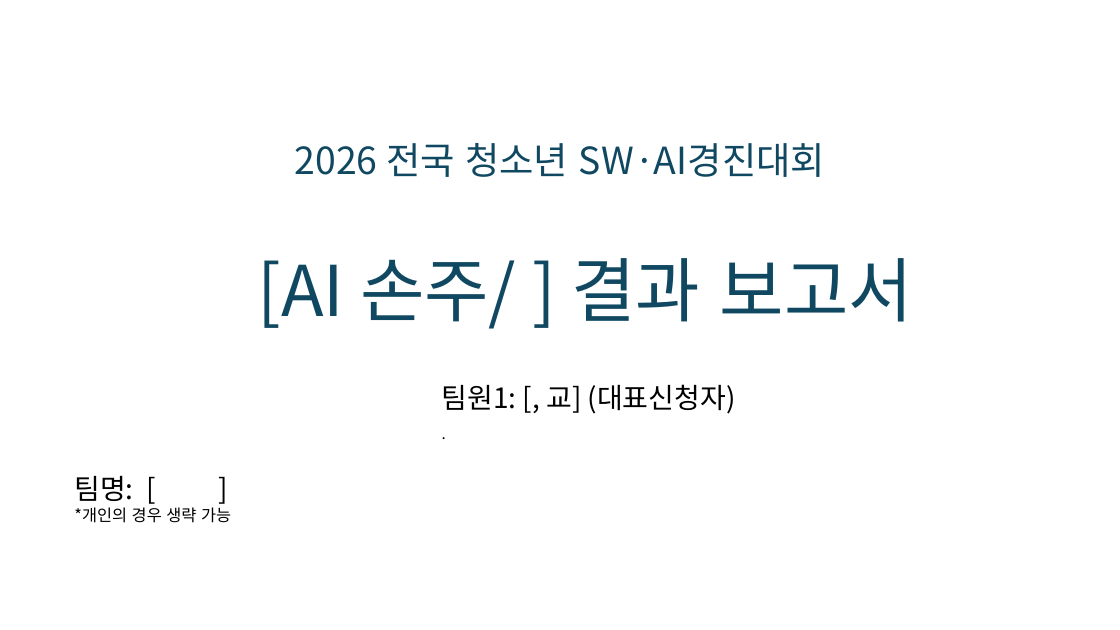
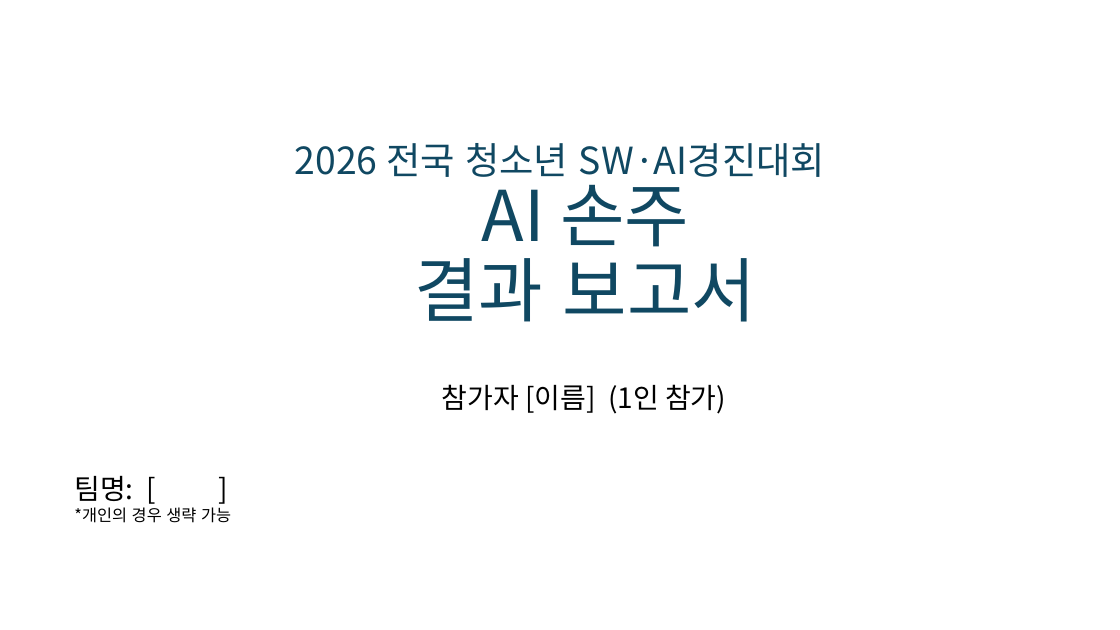
Before and after one commit to doongndon/cool-project, a slide deck: slide 1 of docs/결과보고서_AI손주.pptx. Drawn at 1120x630 pixels with LibreOffice and Linux fonts; fonts in the diff are those of the drawing; background and template pictures are left out. Boxes give left, top, right and bottom in pixels: in the first picture for what was removed or moved away, otherwise in the second. Text is boxed around its words. In the diff, an @@ line names an element or a change of style, - is before the commit and + after.

```diff
--- a/docs/결과보고서_AI손주.pptx
+++ b/docs/결과보고서_AI손주.pptx
@@ title at [415, 171, 756, 322]: text changed @@
-[AI 손주/ ] 결과 보고서
+AI 손주
+결과 보고서
@@ subtitle at [442, 384, 726, 414]: text changed @@
-팀원1: [, 교] (대표신청자)
-.
+참가자 [이름] (1인 참가)
```
Also in this commit, not shown: 1 other slide changed.
